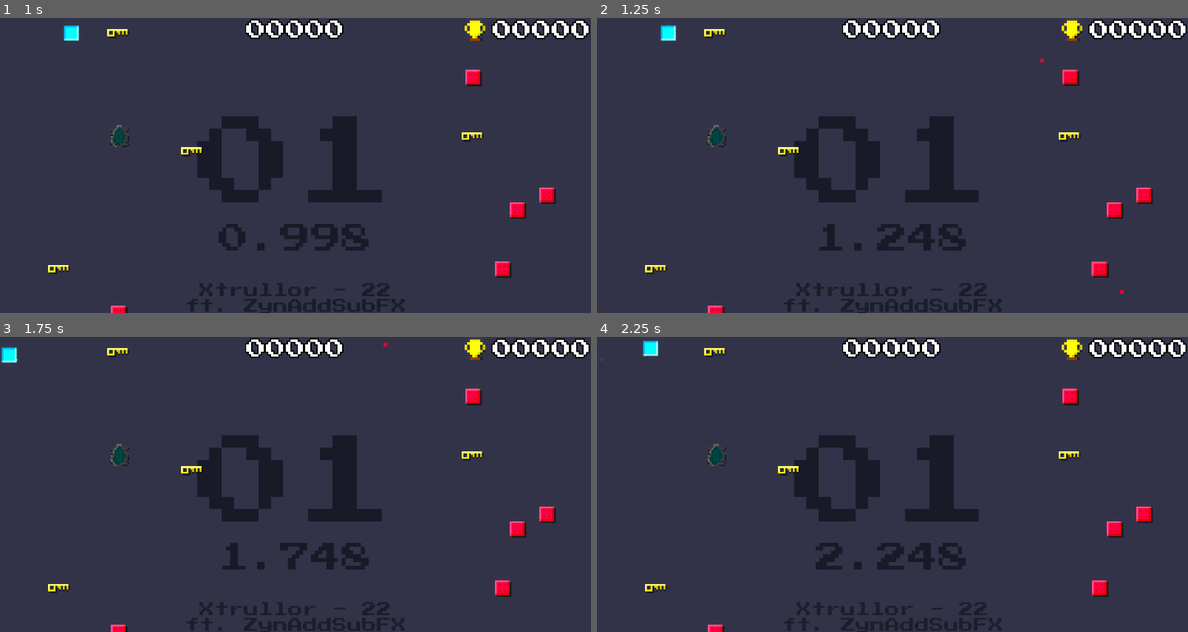
Above: before the commit, frames 1-4 (two rows, left to right).
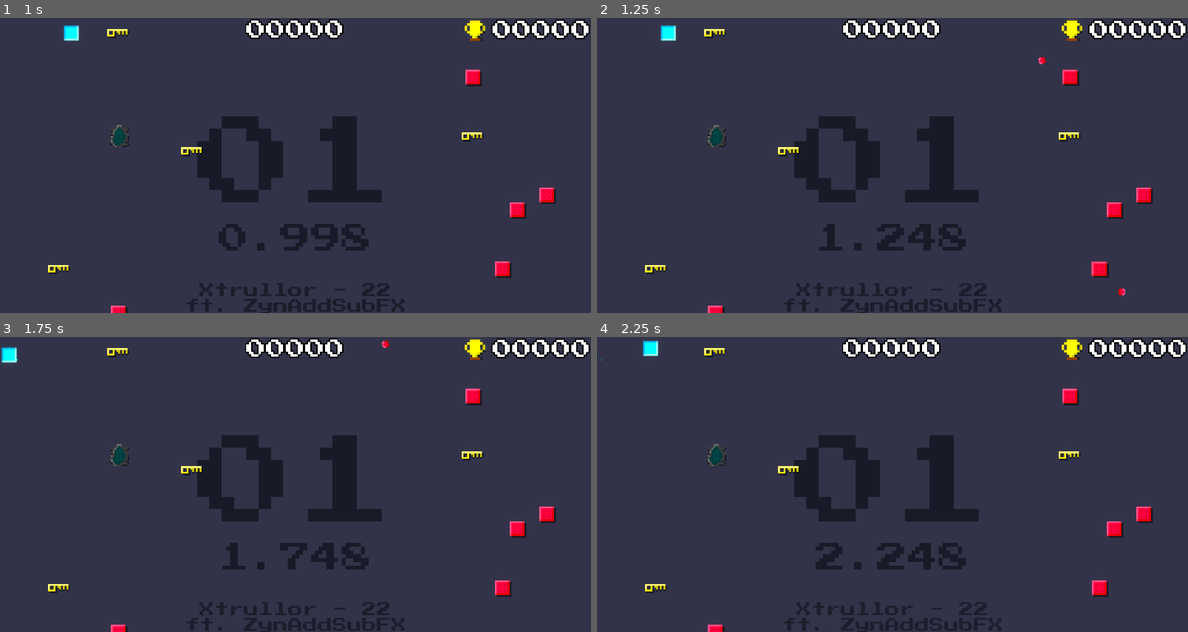
Above: after the commit, the same moments.

Repository: veprogames/gododger
Game: Godot game, scene res://level/level.tscn
Same seed, same stepped clock (60 frames per second), same inputs: the game is played once before the commit and once after it.
Inputs (mouse positions are in pixels of both pictures, inside the frame that each line leads up to):
- Up to frame 1 (1 s): move the mouse to (325, 165) at 0.52 s
- Up to frame 2 (1.25 s): no input
- Up to frame 3 (1.75 s): move the mouse to (265, 484) at 1.27 s
- Up to frame 4 (2.25 s): move the mouse to (904, 478) at 2.02 s

Frame 1 is identical in both runs. In frame 2, less than 0.1% of the frame differs, in the area x 74-90%, y 13-95%; in frame 3, less than 0.1%; in frame 4, nothing differs.

Commit message:
make bullet visible more easily

Diff:
--- a/bullet/bullet.gd
+++ b/bullet/bullet.gd
@@ -6,6 +6,7 @@
 
 func _physics_process(delta: float) -> void:
 	position += Vector2.RIGHT.rotated(direction) * speed * delta
+	rotation = direction + PI / 2
 
 func _on_visible_on_screen_notifier_2d_screen_exited() -> void:
 	queue_free()
Binary file changed: bullet/bullet.png
